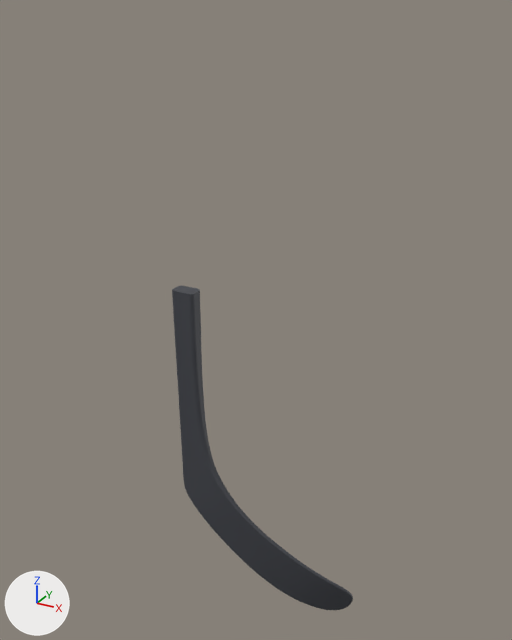
Renders of the glTF model alle_curves/P15-SBT.glb from each side of a commit.
Both versions are drawn from a 50 mm camera at (342.0, -656.0, 522.0) aimed at (-25.0, 11.0, 189.0). Lighting does not change. The marker at lower left points along +X, +Y and +Z. The older version comes first.

In view in the first picture: 'geometry_0'.
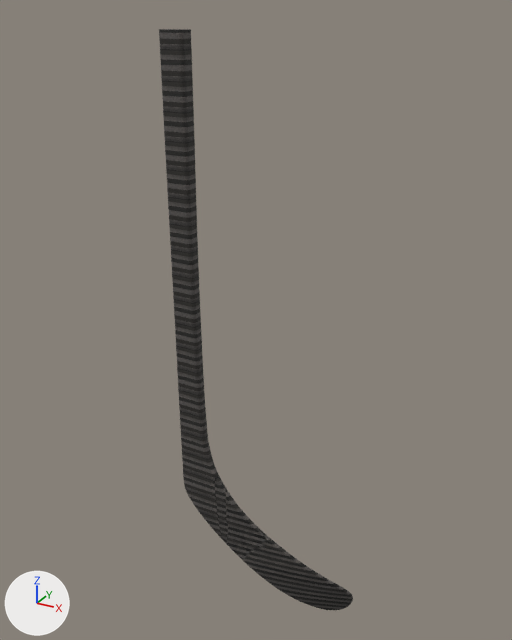
The edits, one by one:
Picture 'Image_0' (img_image_0) is new.
In material 'Carbon' (mat_carbon), base_color is no longer (0.0549, 0.0588, 0.0706), dark grey #42454b.
In material 'Carbon' (mat_carbon), texture is now set to img_image_0.
In material 'Carbon' (mat_carbon), metallic goes from 0.0 to 0.1.
In material 'Carbon' (mat_carbon), roughness goes from 0.55 to 0.8.
me_geometry_0 is used by ob_geometry_0; location (0.0, 0.0, 0.0).
me_geometry_0 had 7503 vertices, 15000 faces and spanned x -111.0..111.0, y -36.0..36.0, z -226.0..226.0.
me_geometry_0 now has 7503 vertices, 15000 faces and spans x -111.0..111.0, y -36.0..36.0, z -226.0..503.0.
me_geometry_0 part 1: all 1680 vertices in x -111.0..-74.0, y -36.0..-17.0, z 29.0..226.0 are scaled about their middle by (1, 1, 2.4), then moved by (0.0, 0.0, 139.0).

Boxes [x1, y1, x2, y2] around the edits, measured in the pictures (512 x 640 px; the box of a moved part takes in the faces that stretch with it):
'geometry_0', surface changed, reshaped (7% wider, 79% taller)
    before: [172, 285, 353, 610]
    after: [159, 29, 353, 610]
part 1 of me_geometry_0, moved or reshaped
    before: [172, 285, 209, 449]
    after: [159, 29, 209, 449]
